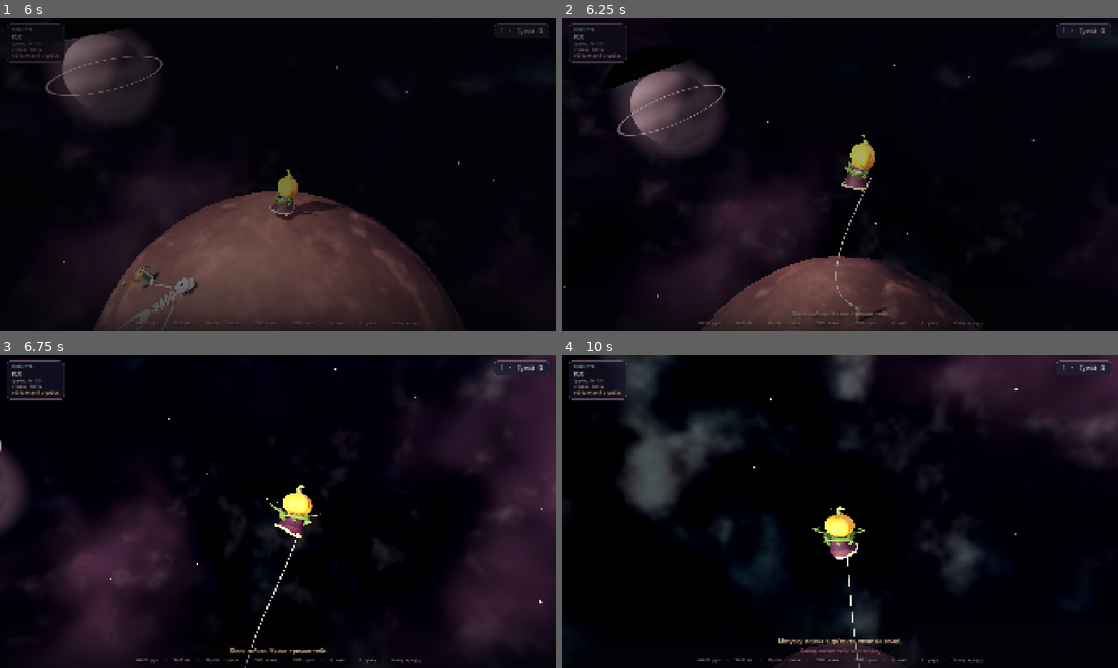
Above: before the commit, frames 1-4 (two rows, left to right).
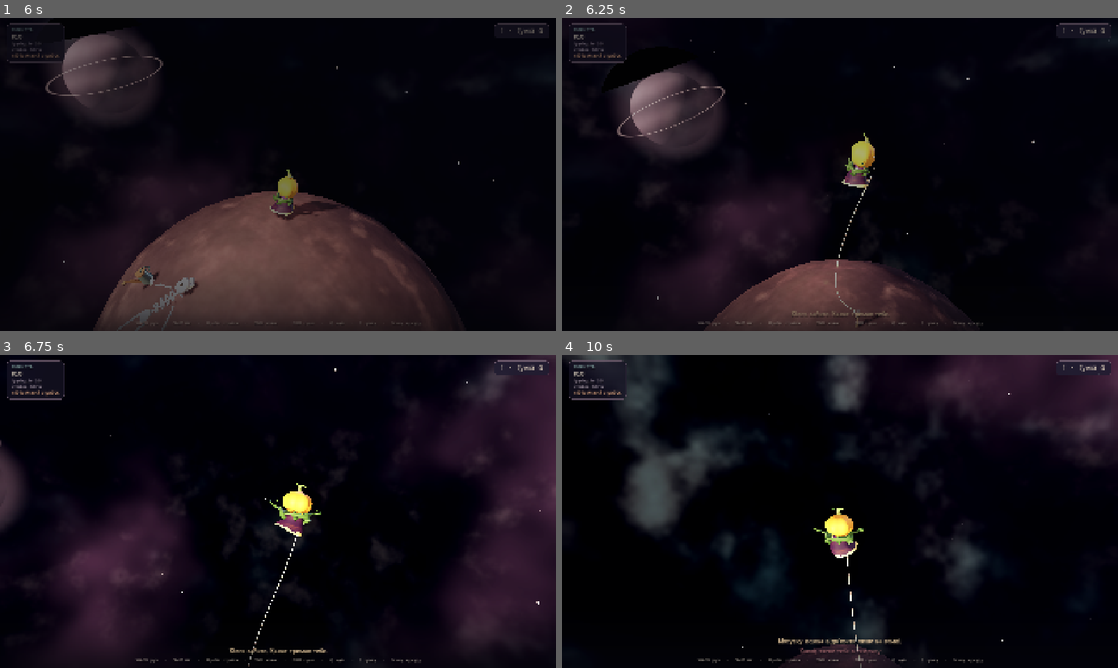
Above: after the commit, the same moments.

Repository: krabikdev/your-personal-planet
Game: Godot game, scene res://ui/main_menu.tscn
Same seed, same stepped clock (60 frames per second), same inputs: the game is played once before the commit and once after it. Sound files missing from this copy of the repository are replaced by a short silence.
Inputs (mouse positions are in pixels of both pictures, inside the frame that each line leads up to):
- Up to frame 1 (6 s): tap Enter at 0.5 s; move the mouse to (400, 158) at 0.52 s; hold D (move_right) 0.53-1.28 s; hold Right mouse button (stake) 0.53-1.28 s; click (400, 158) at 0.67 s; tap Space (jump) at 0.77, 0.8, 1.07, 1.35, 1.52, 1.82, 2.3, 3.02, 3.32, 3.77, 3.8, 4.07, 4.52, 4.82, 5.3 s; move the mouse to (250, 174) at 1.27 s; hold W (move_forward) 1.28-5.78 s; right-click (250, 174) at 1.55 s; move the mouse to (289, 168) at 2.02 s; press the mouse at (289, 168) at 2.03 s; move the mouse to (272, 180) at 2.77 s; release the mouse at (272, 180) at 2.78 s; tap Shift (run) at 2.85 s; click (272, 180) at 2.92 s; right-click (272, 180) at 3.05 s; move the mouse to (316, 177) at 3.52 s; hold Q (sky_view) 3.53-4.28 s; move the mouse to (233, 171) at 4.27 s; right-click (233, 171) at 4.35 s; move the mouse to (283, 174) at 5.02 s; hold = (zoom_in) 5.03-5.78 s; click (283, 174) at 5.17 s; move the mouse to (255, 168) at 5.77 s; hold D (move_right) from 5.78 s (still down); tap - (zoom_out) at 5.85 s
- Up to frame 2 (6.25 s): keep holding D (move_right); tap Space (jump) at 6.02 s; right-click (817, 168) at 6.05 s
- Up to frame 3 (6.75 s): tap Space (jump) at 6.32 s; move the mouse to (305, 511) at 6.52 s; release D (move_right) at 6.53 s; hold W (move_forward) from 6.53 s (still down); hold Space (jump) from 6.53 s (still down); tap Alt at 6.6 s
- Up to frame 4 (10 s): move the mouse to (812, 511) at 7.27 s; release Space (jump) at 7.28 s; tap Ctrl at 7.35 s; click (812, 511) at 7.42 s; tap Space (jump) at 7.52, 7.82, 8.3, 8.85, 9.02, 9.32, 9.77, 9.8 s; right-click (812, 511) at 7.55 s; move the mouse to (851, 505) at 8.02 s; hold Right mouse button (stake) 8.03-8.78 s; move the mouse to (834, 517) at 8.77 s; release W (move_forward) at 8.78 s; hold A (move_left) 8.78-9.53 s; right-click (834, 517) at 9.05 s; move the mouse to (878, 514) at 9.52 s; press the mouse at (878, 514) at 9.53 s; hold W (move_forward) from 9.53 s (still down)

Frame 1 is identical in both runs. In frame 2, 1.3% of the frame differs, in the area x 0-85%, y 6-100%; in frame 3, 0.5%; in frame 4, 4.5%, in the area x 0-82%, y 0-100%.

Commit message:
feat: line the duke up with the ground as the winch brings him home
The hang now fades with altitude instead of snapping straight the moment
his feet touch: two metres up he is still hanging from the cord, and the
last forty centimetres ease him upright to meet the surface.

The winch also lets go at the stake. Once he is within a metre of it or
thirty centimetres off the ground, the reel ends and gravity takes over,
so holding Space no longer leaves him floating over his own anchor.

Diff:
--- a/scripts/game/player.gd
+++ b/scripts/game/player.gd
@@ -20,6 +20,9 @@
 const FOOTSTEP_PITCH_MAX: float = 0.10
 const GROUND_STICK: float = 0.12
 const ROPE_STEER_PULL: float = 0.45
+const ROPE_ARRIVE: float = 1.2
+const ROPE_HANG_FADE: float = 2.0
+const ROPE_HANG_FLOOR: float = 0.4
 
 @export var walk_speed: float = 3.3
 @export var run_multiplier: float = 1.8
@@ -48,6 +51,7 @@
 var _running: bool = false
 var _rope_crawl: bool = false
 var _rope_brake_latch: bool = false
+var _rope_done: bool = false
 var _winch_active: bool = false
 var _streams: Dictionary[String, AudioStream] = {}
 
@@ -306,7 +310,8 @@
 	_model.set_motion(get_speed_ratio(), grounded_now, _running, velocity.length(), velocity)
 	var hanging: bool = rope != null and rope.is_planted() and not grounded_now and _rope_crawl
 	if hanging:
-		_model.set_pull(rope.peek_reel_direction(), 1.0)
+		var hang: float = clampf((get_altitude() - ROPE_HANG_FLOOR) / ROPE_HANG_FADE, 0.0, 1.0)
+		_model.set_pull(rope.peek_reel_direction(), hang)
 	else:
 		_model.set_pull(Vector3.ZERO, 0.0)
 	_update_winch()
@@ -340,13 +345,12 @@
 func _rope_air_active() -> bool:
 	if rope == null or not rope.is_planted():
 		return false
-	if is_on_floor():
+	if not Input.is_action_pressed("jump") or is_on_floor():
 		_rope_crawl = false
 		_rope_brake_latch = false
+		_rope_done = false
 		return false
-	if not Input.is_action_pressed("jump"):
-		_rope_crawl = false
-		_rope_brake_latch = false
+	if _rope_done:
 		return false
 	if _rope_crawl:
 		return true
@@ -359,6 +363,16 @@
 
 func _handle_rope_air(delta: float) -> void:
 	if rope == null:
+		return
+	# The winch stops pulling once the boy is back at the stake: from there the
+	# ground takes him, even with the key still held.
+	if (
+		get_altitude() < 0.3
+		or global_position.distance_to(rope.get_anchor_position()) <= ROPE_ARRIVE
+	):
+		_rope_done = true
+		_rope_crawl = false
+		_apply_gravity(get_up(), delta)
 		return
 	var home: Vector3 = rope.get_reel_direction()
 	if home.length_squared() < 0.0001:
--- a/tests/test_duke_air_pose.gd
+++ b/tests/test_duke_air_pose.gd
@@ -80,3 +80,56 @@
 		0.12,
 		"the feet should come up under the body, not trail behind",
 	)
+
+
+func test_the_rope_lean_fades_as_the_boy_comes_back_down() -> void:
+	var game: Game = _make_game()
+	await wait_physics_frames(2)
+
+	var planet: Planet = game.get_node("Planet") as Planet
+	var player: Boy = game.get_node("Player") as Boy
+	var model: PrinceModel = player._model
+	planet.apply_radius(20.0)
+	player.snap_to_surface()
+	await wait_physics_frames(1)
+	player.plant_stake()
+	await wait_physics_frames(1)
+
+	var up: Vector3 = player.get_up()
+	var centre: Vector3 = planet.get_center()
+	Input.action_press("jump")
+
+	player.global_position = centre + up * (planet.radius + 6.0)
+	player.velocity = Vector3.ZERO
+	await wait_physics_frames(26)
+	var high: float = model.get_lean()
+
+	player.global_position = centre + up * (planet.radius + 0.6)
+	player.velocity = Vector3.ZERO
+	await wait_physics_frames(12)
+	var low: float = model.get_lean()
+	Input.action_release("jump")
+
+	assert_gt(high, 0.4, "up the rope he should be hanging")
+	assert_lt(low, high * 0.6, "near the ground the body should line up with the surface again")
+
+
+func test_the_winch_lets_go_at_the_stake_and_lands() -> void:
+	var game: Game = _make_game()
+	await wait_physics_frames(2)
+
+	var player: Boy = game.get_node("Player") as Boy
+	player.plant_stake()
+	await wait_physics_frames(1)
+
+	var anchor: Vector3 = player.rope.get_anchor_position()
+	player.global_position = anchor + player.get_up() * 2.5
+	player.velocity = Vector3.ZERO
+	Input.action_press("jump")
+	await wait_physics_frames(70)
+	var landed: bool = player.is_on_floor()
+	var altitude: float = player.get_altitude()
+	Input.action_release("jump")
+
+	assert_lt(altitude, 0.4, "the winch should put him down at the stake, not leave him hanging")
+	assert_true(landed, "holding Space at the stake should still let him land")
